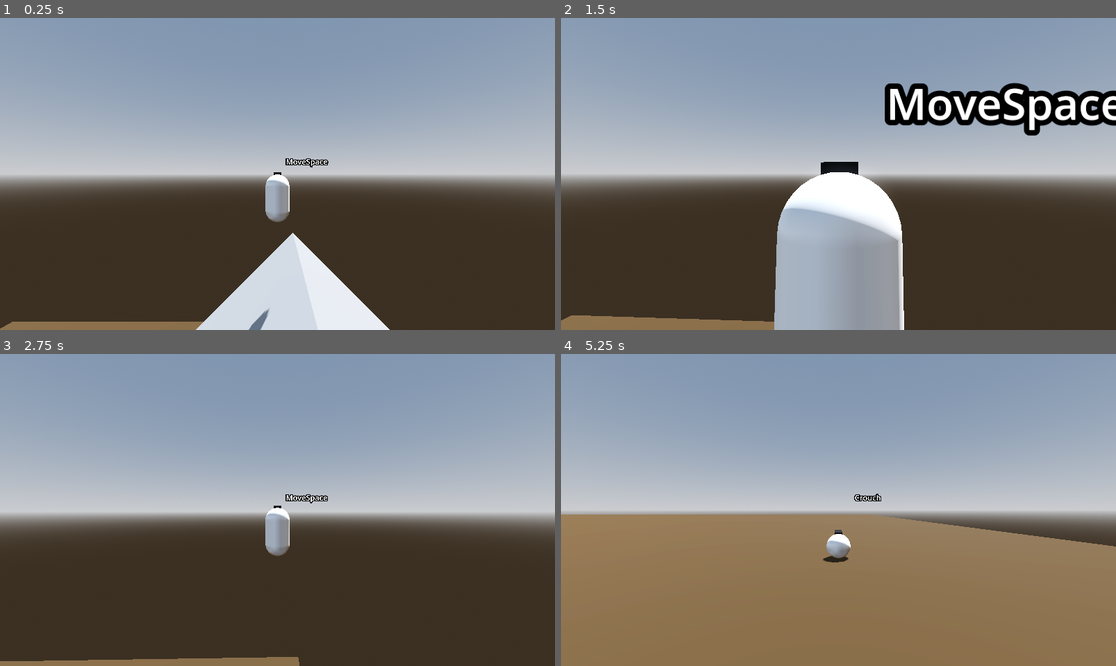
Above: before the commit, frames 1-4 (two rows, left to right).
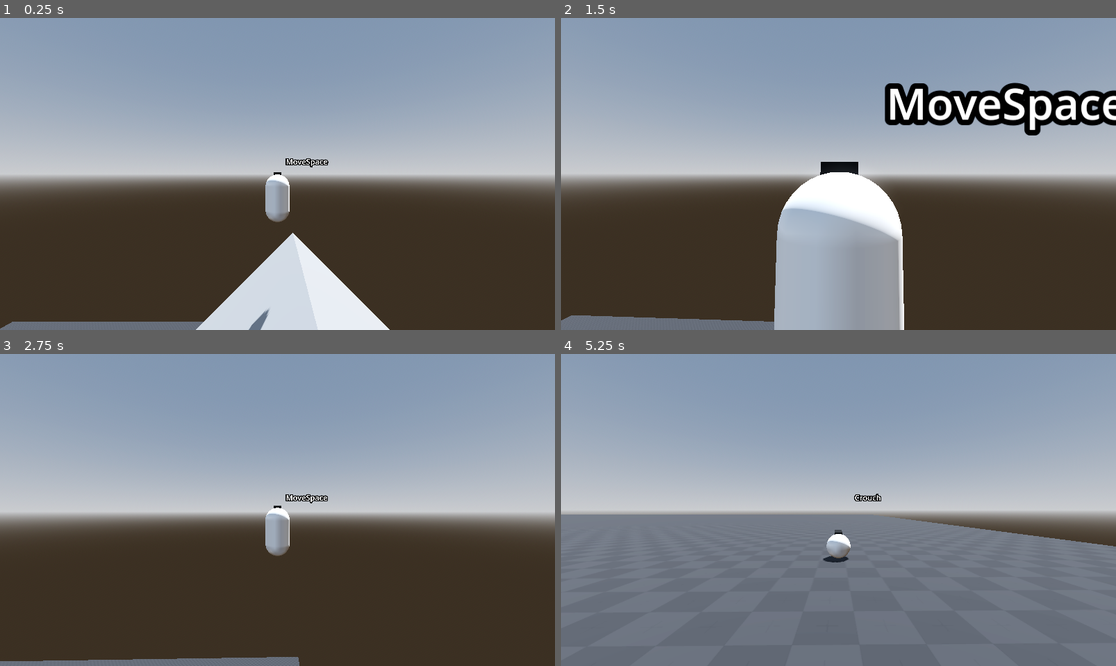
Above: after the commit, the same moments.

Repository: Gjosti/dev-sandbox
Game: Godot game, scene res://Levels/sandbox_level.tscn
The game is run twice, just before and just after one commit, with the same random seed, the same clock (stepped at 60 frames per second) and the same inputs.
Inputs (mouse positions are in pixels of both pictures, inside the frame that each line leads up to):
- Up to frame 1 (0.25 s): no input
- Up to frame 2 (1.5 s): move the mouse to (866, 174) at 0.52 s; press the mouse at (866, 174) at 0.53 s; hold W (move_forward) from 0.53 s (still down); tap Space (jump) at 0.77 s; move the mouse to (810, 174) at 1.27 s; release the mouse at (810, 174) at 1.28 s; tap Ctrl (crouch) at 1.35 s
- Up to frame 3 (2.75 s): keep holding W (move_forward); tap Space (jump) at 1.52 s; move the mouse to (288, 503) at 2.02 s; hold Shift (dash) from 2.03 s (still down)
- Up to frame 4 (5.25 s): keep holding W (move_forward); move the mouse to (832, 516) at 2.77 s; release Shift (dash) at 2.78 s; tap Mouse wheel down (scroll_backward) at 2.85 s; click (832, 516) at 2.92 s; tap Space (jump) at 3.02, 3.77, 4.52 s; move the mouse to (877, 513) at 3.52 s; hold Mouse wheel up (scroll_forward) 3.53-4.28 s; move the mouse to (794, 506) at 4.27 s; click (794, 506) at 4.35 s; move the mouse to (844, 510) at 5.02 s; hold Ctrl (crouch) from 5.03 s (still down); click (844, 510) at 5.17 s

The runs differ from the first frame. In frame 1, 0.9% of the frame differs, in the area x 0-37%, y 97-100%; in frame 2, 2.2%; in frame 3, 1.2%; in frame 4, 46%, in the area x 0-100%, y 51-100%.

Commit message:
added testing textures from kenney.nl (CC0)

Diff:
--- a/Levels/sandbox_level.tscn
+++ b/Levels/sandbox_level.tscn
@@ -1,9 +1,11 @@
-[gd_scene load_steps=19 format=3 uid="uid://clq4ymy58tejc"]
+[gd_scene load_steps=23 format=3 uid="uid://clq4ymy58tejc"]
 
 [ext_resource type="PackedScene" uid="uid://be1k25cx46lxo" path="res://Player/Player.tscn" id="1_e63bh"]
+[ext_resource type="Texture2D" uid="uid://ctu34g88n34r" path="res://addons/kenney_prototype_textures/dark/texture_09.png" id="1_l7jkp"]
 [ext_resource type="Script" uid="uid://c3asycq8nnahh" path="res://Outlines/select_highlight.gd" id="2_bu5p0"]
 [ext_resource type="Material" uid="uid://nrcomeem7x3v" path="res://Outlines/OutlineMaterial.tres" id="3_67hdk"]
 [ext_resource type="Material" uid="uid://bncutmpqxq13f" path="res://Outlines/SelectionMaterial.tres" id="4_oyyku"]
+[ext_resource type="Texture2D" uid="uid://bltk7pd7kmpim" path="res://addons/kenney_prototype_textures/green/texture_09.png" id="6_qag8g"]
 
 [sub_resource type="ProceduralSkyMaterial" id="ProceduralSkyMaterial_e63bh"]
 sky_horizon_color = Color(0.66224277, 0.6717428, 0.6867428, 1)
@@ -27,6 +29,12 @@
 [sub_resource type="BoxMesh" id="BoxMesh_e63bh"]
 material = SubResource("StandardMaterial3D_oyyku")
 size = Vector3(200, 1, 200)
+
+[sub_resource type="StandardMaterial3D" id="StandardMaterial3D_i8ax3"]
+albedo_texture = ExtResource("1_l7jkp")
+uv1_scale = Vector3(0.5, 0.5, 0.5)
+uv1_triplanar = true
+uv1_world_triplanar = true
 
 [sub_resource type="StandardMaterial3D" id="StandardMaterial3D_qag8g"]
 distance_fade_mode = 2
@@ -55,6 +63,12 @@
 [sub_resource type="PrismMesh" id="PrismMesh_qag8g"]
 size = Vector3(200, 100, 10)
 
+[sub_resource type="StandardMaterial3D" id="StandardMaterial3D_c3wst"]
+albedo_texture = ExtResource("6_qag8g")
+uv1_scale = Vector3(0.5, 0.5, 0.5)
+uv1_triplanar = true
+uv1_world_triplanar = true
+
 [node name="SandboxLevel" type="Node3D"]
 
 [node name="WorldEnvironment" type="WorldEnvironment" parent="."]
@@ -72,6 +86,7 @@
 
 [node name="MeshInstance3D" type="MeshInstance3D" parent="Ground"]
 mesh = SubResource("BoxMesh_e63bh")
+surface_material_override/0 = SubResource("StandardMaterial3D_i8ax3")
 
 [node name="Player" parent="." instance=ExtResource("1_e63bh")]
 transform = Transform3D(1, 0, 0, 0, 1, 0, 0, 0, 1, 85.69266, 103.65351, 33.71123)
@@ -175,6 +190,7 @@
 transform = Transform3D(-0.08715576, -0.9961946, 0, 0.9961946, -0.08715576, 0, 0, 0, 1, 42.20629, 53.944805, 14.747997)
 use_collision = true
 size = Vector3(6.78, 100, 10)
+material = SubResource("StandardMaterial3D_c3wst")
 
 [connection signal="input_event" from="OutlinePlayground/MouseHoverOutlineBox/MeshInstance3D/StaticBody3D" to="OutlinePlayground/MouseHoverOutlineBox" method="_on_static_body_3d_input_event"]
 [connection signal="mouse_entered" from="OutlinePlayground/MouseHoverOutlineBox/MeshInstance3D/StaticBody3D" to="OutlinePlayground/MouseHoverOutlineBox" method="_on_static_body_3d_mouse_entered"]
--- a/Player/Player.tscn
+++ b/Player/Player.tscn
@@ -10,6 +10,7 @@
 [sub_resource type="CapsuleShape3D" id="CapsuleShape3D_tok1r"]
 
 [node name="Player" type="CharacterBody3D"]
+floor_constant_speed = true
 script = ExtResource("1_3qydi")
 
 [node name="CollisionShape3D" type="CollisionShape3D" parent="."]
Not shown, added: addons/kenney_prototype_textures/LICENSE.txt
Binary file added: addons/kenney_prototype_textures/dark/texture_01.png
Not shown, added: addons/kenney_prototype_textures/dark/texture_01.png.import
Binary file added: addons/kenney_prototype_textures/dark/texture_02.png
Not shown, added: addons/kenney_prototype_textures/dark/texture_02.png.import
Binary file added: addons/kenney_prototype_textures/dark/texture_03.png
Not shown, added: addons/kenney_prototype_textures/dark/texture_03.png.import
Binary file added: addons/kenney_prototype_textures/dark/texture_04.png
Not shown, added: addons/kenney_prototype_textures/dark/texture_04.png.import
Binary file added: addons/kenney_prototype_textures/dark/texture_05.png
Not shown, added: addons/kenney_prototype_textures/dark/texture_05.png.import
Binary file added: addons/kenney_prototype_textures/dark/texture_06.png
(and 145 more such lines)
